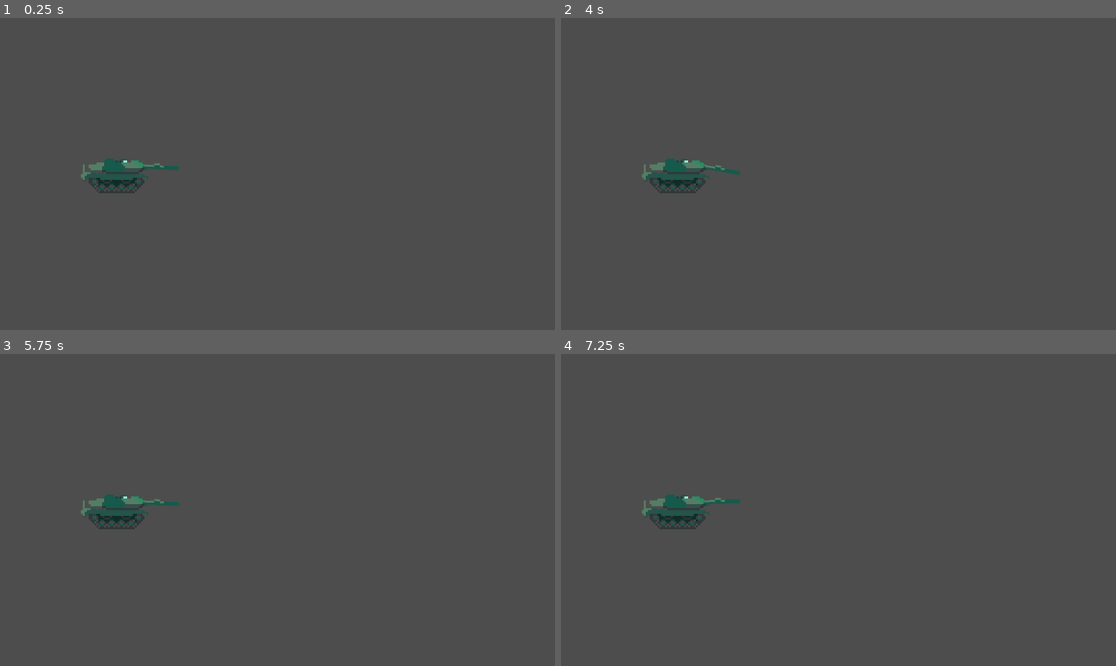
Above: before the commit, frames 1-4 (two rows, left to right).
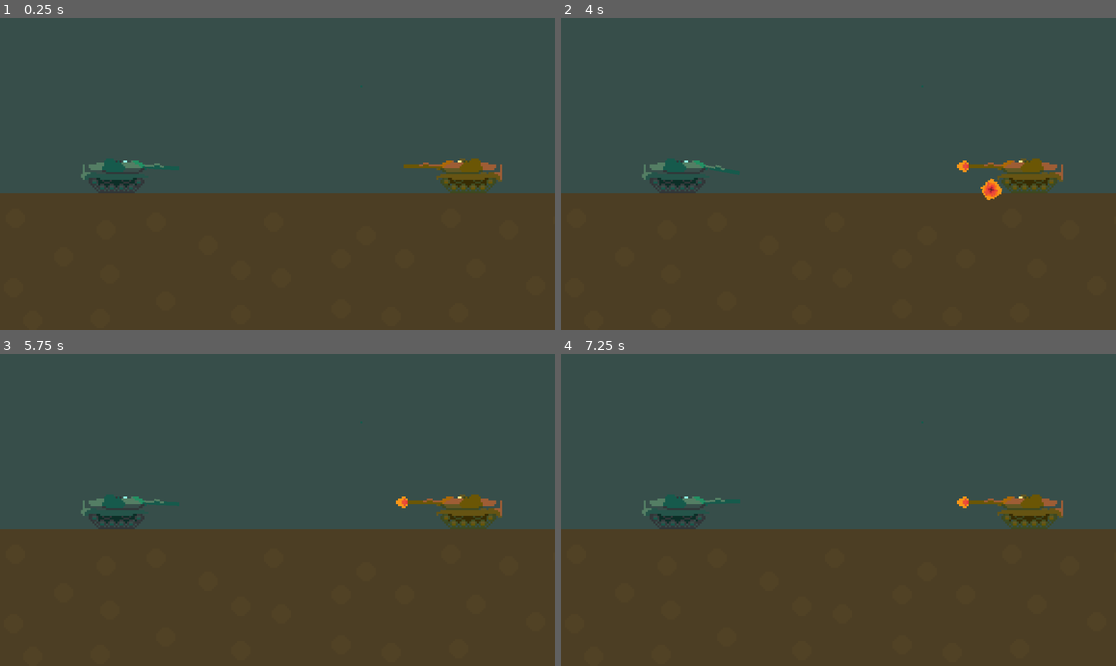
Above: after the commit, the same moments.

Repository: magicpalm1234/Tank_Game
Game: Godot game, scene res://Scenes/buggy.tscn
Two runs of this game, one before a commit and one after it. Both use one fixed random seed, a clock stepped at 60 frames per second and the inputs below. This scene is started directly instead of the project's main scene.
Inputs (mouse positions are in pixels of both pictures, inside the frame that each line leads up to):
- Up to frame 1 (0.25 s): no input
- Up to frame 2 (4 s): tap Enter at 0.5 s; move the mouse to (960, 158) at 0.52 s; press the mouse at (960, 158) at 0.53 s; tap Space at 1.25 s; move the mouse to (727, 189) at 1.27 s; release the mouse at (727, 189) at 1.28 s; click (727, 189) at 1.35 s; move the mouse to (894, 105) at 2.02 s; press the mouse at (894, 105) at 2.03 s; move the mouse to (810, 236) at 2.77 s; release the mouse at (810, 236) at 2.78 s; click (810, 236) at 2.85 s; move the mouse to (1005, 220) at 3.52 s; press the mouse at (1005, 220) at 3.53 s
- Up to frame 3 (5.75 s): move the mouse to (111, 463) at 4.27 s; release the mouse at (111, 463) at 4.28 s; click (111, 463) at 4.35 s; tap Enter at 5 s; move the mouse to (305, 510) at 5.02 s; press the mouse at (305, 510) at 5.03 s
- Up to frame 4 (7.25 s): move the mouse to (755, 432) at 5.77 s; release the mouse at (755, 432) at 5.78 s; click (755, 432) at 5.85 s; move the mouse to (960, 494) at 6.52 s; press the mouse at (960, 494) at 6.53 s

The runs differ from the first frame. In frame 1, 45% of the frame differs, in the area x 0-100%, y 21-100%; in frame 2, 45%; in frame 3, 45%; in frame 4, 45%.

Commit message:
Added an enemy
you can shoot and kill enemies

Diff:
--- a/Scenes/buggy.tscn
+++ b/Scenes/buggy.tscn
@@ -1,9 +1,11 @@
-[gd_scene load_steps=15 format=3 uid="uid://udrltsm15gwx"]
+[gd_scene load_steps=18 format=3 uid="uid://udrltsm15gwx"]
 
 [ext_resource type="Texture2D" uid="uid://dc67khtv8q6ta" path="res://Assets/TankBarrel.png" id="1_07ppb"]
 [ext_resource type="Script" uid="uid://t3254pk6gggf" path="res://Scripts/buggy.gd" id="1_7xk6u"]
 [ext_resource type="Texture2D" uid="uid://42llyxtxskbl" path="res://Assets/Tank.png" id="1_efscn"]
+[ext_resource type="Texture2D" uid="uid://cgod2vf26fr1g" path="res://Assets/TankBackround.png" id="3_sl7a6"]
 [ext_resource type="PackedScene" uid="uid://cnpcn7l25ujmi" path="res://Scenes/bullet.tscn" id="4_7xk6u"]
+[ext_resource type="PackedScene" uid="uid://vasn6jbsld0j" path="res://Scenes/enemy.tscn" id="6_5x8jh"]
 
 [sub_resource type="AtlasTexture" id="AtlasTexture_5x8jh"]
 atlas = ExtResource("1_07ppb")
@@ -84,9 +86,16 @@
 radius = 6.0
 height = 18.0
 
+[sub_resource type="RectangleShape2D" id="RectangleShape2D_5x8jh"]
+size = Vector2(298, 76)
+
 [node name="Buggy" type="CharacterBody2D" groups=["bullet"]]
 script = ExtResource("1_7xk6u")
 bullet_instance = ExtResource("4_7xk6u")
+
+[node name="TankBackround" type="Sprite2D" parent="."]
+position = Vector2(80, 0)
+texture = ExtResource("3_sl7a6")
 
 [node name="TankBarrel" type="AnimatedSprite2D" parent="."]
 position = Vector2(9, -4)
@@ -109,3 +118,10 @@
 [node name="Camera2D" type="Camera2D" parent="."]
 position = Vector2(80, 0)
 zoom = Vector2(4, 4)
+
+[node name="Enemy" parent="." instance=ExtResource("6_5x8jh")]
+position = Vector2(169, 1)
+
+[node name="CollisionShape2D2" type="CollisionShape2D" parent="."]
+position = Vector2(80, 48)
+shape = SubResource("RectangleShape2D_5x8jh")
--- a/Scenes/bullet.tscn
+++ b/Scenes/bullet.tscn
@@ -1,7 +1,8 @@
-[gd_scene load_steps=8 format=3 uid="uid://cnpcn7l25ujmi"]
+[gd_scene load_steps=9 format=3 uid="uid://cnpcn7l25ujmi"]
 
 [ext_resource type="Script" uid="uid://c0h0s3y3x2nud" path="res://Scripts/bullet.gd" id="1_oduel"]
 [ext_resource type="Texture2D" uid="uid://budvkn4b48psv" path="res://Assets/Bullet.png" id="1_xjght"]
+[ext_resource type="PackedScene" uid="uid://ctuua0yuhxs28" path="res://Scenes/explotion.tscn" id="2_ycag2"]
 
 [sub_resource type="RectangleShape2D" id="RectangleShape2D_ycag2"]
 size = Vector2(5, 2)
@@ -19,6 +20,8 @@
 initial_velocity_min = -95.95
 initial_velocity_max = -95.9
 gravity = Vector3(0, -20, 0)
+scale_min = 0.79999995
+scale_max = 1.1999999
 color_ramp = SubResource("GradientTexture1D_ycag2")
 collision_mode = 2
 
@@ -27,6 +30,7 @@
 
 [node name="Bullet" type="CharacterBody2D"]
 script = ExtResource("1_oduel")
+explotion = ExtResource("2_ycag2")
 
 [node name="CollisionShape2D" type="CollisionShape2D" parent="."]
 position = Vector2(2.5, 0)
@@ -38,7 +42,7 @@
 lifetime = 0.2
 process_material = SubResource("ParticleProcessMaterial_oduel")
 
-[node name="Sprite2D" type="Sprite2D" parent="."]
+[node name="BulletTexture" type="Sprite2D" parent="."]
 modulate = Color(0.39215687, 0.39215687, 0.39215687, 1)
 position = Vector2(0, -1)
 texture = ExtResource("1_xjght")
--- a/Scenes/enemy.tscn
+++ b/Scenes/enemy.tscn
@@ -1,6 +1,58 @@
-[gd_scene load_steps=2 format=3 uid="uid://vasn6jbsld0j"]
+[gd_scene load_steps=9 format=3 uid="uid://vasn6jbsld0j"]
 
 [ext_resource type="Script" uid="uid://bnsiyhb4b6rni" path="res://Scripts/enemy.gd" id="1_hghv2"]
+[ext_resource type="Texture2D" uid="uid://g2ytnft66wce" path="res://Assets/YellowTank.png" id="2_1f0kj"]
+[ext_resource type="PackedScene" uid="uid://bisfhyp5uwhr5" path="res://Scenes/explotions.tscn" id="2_afpow"]
 
-[node name="Enemy" type="Node2D"]
+[sub_resource type="AtlasTexture" id="AtlasTexture_0830c"]
+atlas = ExtResource("2_1f0kj")
+region = Rect2(55, 0, 55, 18)
+
+[sub_resource type="AtlasTexture" id="AtlasTexture_afpow"]
+atlas = ExtResource("2_1f0kj")
+region = Rect2(0, 0, 55, 18)
+
+[sub_resource type="AtlasTexture" id="AtlasTexture_287tu"]
+atlas = ExtResource("2_1f0kj")
+region = Rect2(55, 0, 55, 18)
+
+[sub_resource type="SpriteFrames" id="SpriteFrames_0830c"]
+animations = [{
+"frames": [{
+"duration": 1.0,
+"texture": SubResource("AtlasTexture_0830c")
+}],
+"loop": true,
+"name": &"Idle",
+"speed": 5.0
+}, {
+"frames": [{
+"duration": 1.0,
+"texture": SubResource("AtlasTexture_afpow")
+}, {
+"duration": 3.0,
+"texture": SubResource("AtlasTexture_287tu")
+}],
+"loop": true,
+"name": &"Shooting",
+"speed": 5.0
+}]
+
+[sub_resource type="CapsuleShape2D" id="CapsuleShape2D_1f0kj"]
+radius = 9.0
+height = 36.0
+
+[node name="Enemy" type="CharacterBody2D"]
 script = ExtResource("1_hghv2")
+explotions = ExtResource("2_afpow")
+health = 100.0
+
+[node name="AnimatedSprite2D" type="AnimatedSprite2D" parent="." groups=["enemy"]]
+sprite_frames = SubResource("SpriteFrames_0830c")
+animation = &"Shooting"
+autoplay = "Shooting"
+
+[node name="CollisionShape2D" type="CollisionShape2D" parent="."]
+position = Vector2(10, 0)
+rotation = 1.5707964
+shape = SubResource("CapsuleShape2D_1f0kj")
--- a/Scenes/explotion.tscn
+++ b/Scenes/explotion.tscn
@@ -47,7 +47,7 @@
 "duration": 5.0,
 "texture": SubResource("AtlasTexture_1eoag")
 }],
-"loop": true,
+"loop": false,
 "name": &"default",
 "speed": 5.0
 }]
@@ -55,4 +55,5 @@
 [node name="Explotion" type="AnimatedSprite2D"]
 sprite_frames = SubResource("SpriteFrames_tstu4")
 autoplay = "default"
-frame_progress = 0.8979801
+frame = 5
+frame_progress = 1.0
--- a/Scenes/explotions.tscn
+++ b/Scenes/explotions.tscn
@@ -20,7 +20,9 @@
 
 [node name="Explotions" type="GPUParticles2D"]
 material = SubResource("CanvasItemMaterial_sk82f")
+emitting = false
 amount = 10
 texture = ExtResource("1_akawi")
-explosiveness = 0.9
+one_shot = true
+explosiveness = 0.8
 process_material = SubResource("ParticleProcessMaterial_pv8rm")
--- a/Scripts/bullet.gd
+++ b/Scripts/bullet.gd
@@ -4,9 +4,12 @@
 
 @export var enemy: Enemy
 
+@export var explotion: PackedScene
+
 @onready var tank_barrel: AnimatedSprite2D = $"../TankBarrel"
 @export var tank: Tank
 var speed := 100.0
+var damage := 50
 
 # Called when the node enters the scene tree for the first time.
 func _ready() -> void:
@@ -25,5 +28,17 @@
 
 
 func _on_area_2d_body_entered(body: Node2D) -> void:
-	if enemy:
-		enemy.position = Vector2(1,1)
+	if body.is_in_group("enemy") and body.has_method("take_damage"):
+		body.take_damage(damage)
+		destroy()
+
+func destroy():
+	$BulletTexture.hide()
+	$SmokeTrail.queue_free()
+	speed = 0
+
+	var new_explotion = explotion.instantiate()
+	add_child(new_explotion)
+	await new_explotion.animation_finished
+
+	queue_free()
--- a/Scripts/enemy.gd
+++ b/Scripts/enemy.gd
@@ -2,11 +2,30 @@
 
 class_name Enemy
 
+@export var explotions: PackedScene
+
+@export var health: float
+
+
 # Called when the node enters the scene tree for the first time.
 func _ready() -> void:
-	pass # Replace with function body.
-
+	add_to_group("enemy")
 
 # Called every frame. 'delta' is the elapsed time since the previous frame.
 func _process(delta: float) -> void:
 	pass
+
+
+func take_damage(amount):
+	health -= amount
+	if health <= 0:
+		die()
+
+
+func die():
+	var new_explotions = explotions.instantiate()
+	add_child(new_explotions)
+	new_explotions.emitting = true
+	$AnimatedSprite2D.play("Idle")
+	await new_explotions.finished
+	queue_free()
--- a/project.godot
+++ b/project.godot
@@ -15,6 +15,10 @@
 config/features=PackedStringArray("4.5", "Forward Plus")
 config/icon="res://Assets/icon.svg"
 
+[global_group]
+
+enemy=""
+
 [input]
 
 shoot_with_tank={
Binary file added: Assets/TankBackround.png
Not shown, added: Assets/TankBackround.png.import
Binary file added: Assets/YellowTank.png
Not shown, added: Assets/YellowTank.png.import
